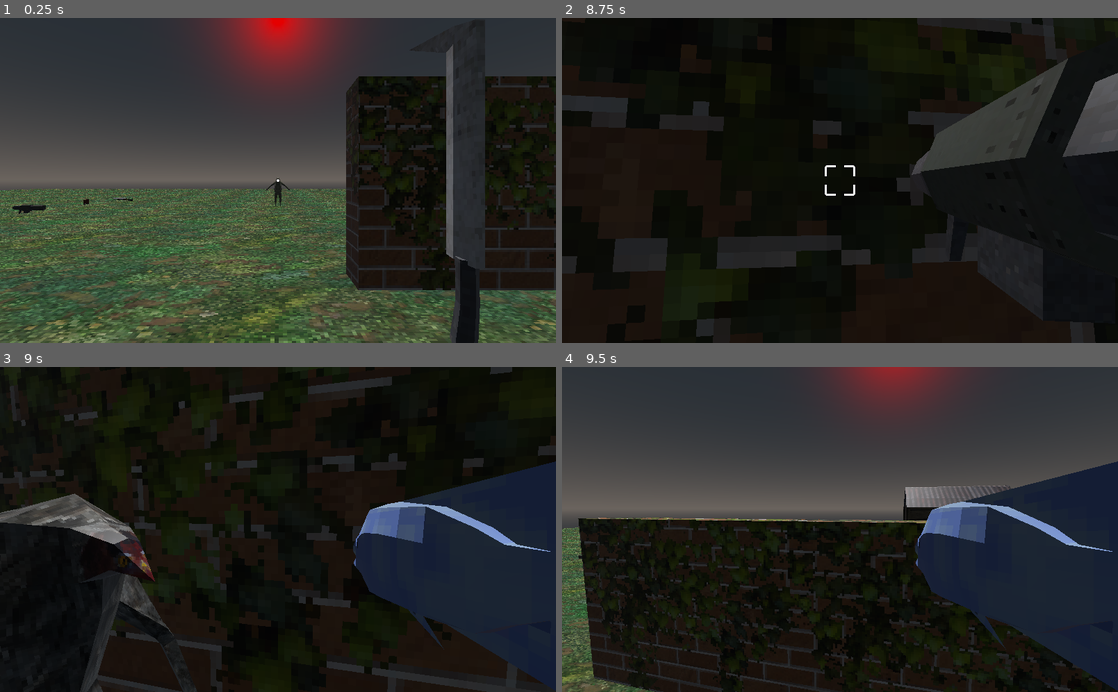
Above: before the commit, frames 1-4 (two rows, left to right).
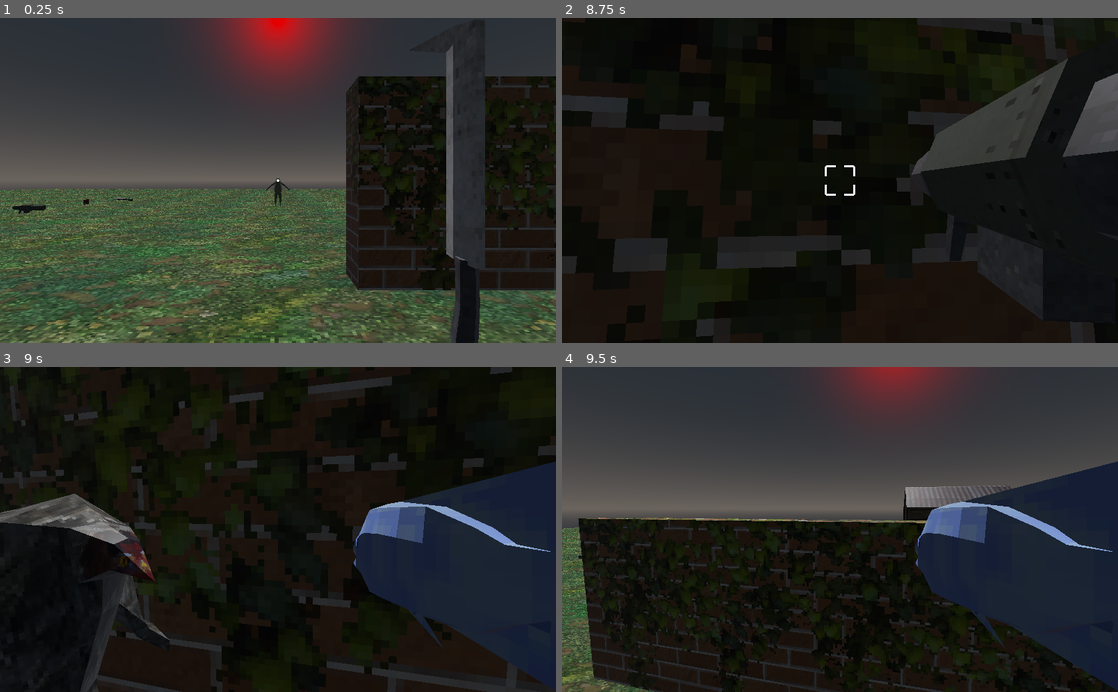
Above: after the commit, the same moments.

Repository: KyleSaki714/fps-retro-godotTutorial
Game: Godot game, scene res://World.tscn
Two runs of this game, one before a commit and one after it. Both use one fixed random seed, a clock stepped at 60 frames per second and the inputs below.
Inputs (mouse positions are in pixels of both pictures, inside the frame that each line leads up to):
- Up to frame 1 (0.25 s): no input
- Up to frame 2 (8.75 s): tap Enter at 0.5 s; move the mouse to (867, 180) at 0.52 s; press the mouse at (867, 180) at 0.53 s; hold W (move_forwards) 0.53-5.78 s; tap Space (jump) at 0.77, 1.52, 3.02, 3.77, 4.52, 6.02, 6.77, 7.52 s; move the mouse to (812, 180) at 1.27 s; release the mouse at (812, 180) at 1.28 s; tap 1 at 1.35, 5.85 s; move the mouse to (851, 174) at 2.02 s; tap 2 at 2.1, 6.6 s; move the mouse to (834, 187) at 2.77 s; tap 3 at 2.85, 7.35 s; move the mouse to (878, 183) at 3.52 s; tap 4 at 3.6, 8.1 s; move the mouse to (795, 177) at 4.27 s; tap 5 at 4.35 s; move the mouse to (845, 180) at 5.02 s; press the mouse at (845, 180) at 5.03 s; tap R (restart) at 5.75 s; move the mouse to (817, 174) at 5.77 s; release the mouse at (817, 174) at 5.78 s; hold D (move_right) 5.78-6.53 s; move the mouse to (867, 180) at 6.52 s; hold W (move_forwards) from 6.53 s (still down); move the mouse to (812, 180) at 7.27 s; move the mouse to (851, 174) at 8.02 s
- Up to frame 3 (9 s): move the mouse to (272, 536) at 8.77 s; release W (move_forwards) at 8.78 s; hold A (move_left) from 8.78 s (still down); tap 5 at 8.85 s
- Up to frame 4 (9.5 s): keep holding A (move_left); tap Space (jump) at 9.02 s

Frames 1-2 are identical in both runs. In frame 3, 0.5% of the frame differs, in the area x 17-36%, y 63-100%; in frame 4, nothing differs.
Error in both runs: Invalid get index 'ammo' (on base: 'Spatial'). (res://characters/player/WeaponManager.gd:126)

Commit message:
finish pickup manager, all pickups working

Diff:
--- a/characters/HealthManager.gd
+++ b/characters/HealthManager.gd
@@ -76,3 +76,11 @@
 	get_tree().get_root().add_child(gibs_instance)
 	gibs_instance.global_transform.origin = global_transform.origin
 	gibs_instance.enable_gibs()
+
+# a get_pickup function specifically for the health manager that's
+# for health pickups.
+func get_pickup(pickup_type, ammo):
+	match pickup_type:
+		Pickup.PICKUP_TYPES.HEALTH:
+			print("get_pickup(): pickup_type: HEALTH amount: ", ammo)
+			heal(ammo)
--- a/characters/player/Player.gd
+++ b/characters/player/Player.gd
@@ -25,9 +25,12 @@
 	character_mover.init(self)
 
 	pickup_manager.max_player_health = health_manager.max_health
+
+	# every time the health is changed, let the pickup manager know
 	health_manager.connect("health_changed", pickup_manager, "update_player_health")
-	# pickup_manager.connect("got_pickup")
-	# TODO
+	pickup_manager.connect("got_pickup", weapon_manager, "get_pickup")
+	pickup_manager.connect("got_pickup", health_manager, "get_pickup")
+
 	health_manager.init()
 	health_manager.connect("dead", self, "kill")
 	weapon_manager.init($Camera/FirePoint, [self])
--- a/characters/player/Player.tscn
+++ b/characters/player/Player.tscn
@@ -552,7 +552,6 @@
 texture = ExtResource( 21 )
 
 [node name="MachineGun" type="Spatial" parent="Camera/WeaponManager/Weapons"]
-visible = false
 script = ExtResource( 11 )
 automatic = true
 damage = 100
@@ -686,6 +685,7 @@
 texture = ExtResource( 20 )
 
 [node name="Fish" type="Spatial" parent="Camera/WeaponManager/Weapons"]
+visible = false
 
 [node name="Graphics" type="Spatial" parent="Camera/WeaponManager/Weapons/Fish"]
 transform = Transform( -0.0106244, 1.68109e-08, 0.101459, -8.91835e-09, 0.102014, -1.78367e-08, -0.101459, -1.07275e-08, -0.0106244, 0.202345, -0.0640752, 0.153534 )
--- a/characters/player/WeaponManager.gd
+++ b/characters/player/WeaponManager.gd
@@ -102,21 +102,21 @@
 		Pickup.PICKUP_TYPES.MACHINE_GUN:
 			if !slots_unlocked[WEAPON_SLOTS.MACHINE_GUN]:
 				slots_unlocked[WEAPON_SLOTS.MACHINE_GUN] = true
-				switch_to_weapon_slot(WEAPON_SLOTS.MACHINE_GUN)
+			switch_to_weapon_slot(WEAPON_SLOTS.MACHINE_GUN)
 			weapons[WEAPON_SLOTS.MACHINE_GUN].ammo += ammo
 		Pickup.PICKUP_TYPES.MACHINE_GUN_AMMO:
 			weapons[WEAPON_SLOTS.MACHINE_GUN].ammo += ammo
 		Pickup.PICKUP_TYPES.SHOTGUN:
 			if !slots_unlocked[WEAPON_SLOTS.SHOTGUN]:
 				slots_unlocked[WEAPON_SLOTS.SHOTGUN] = true
-				switch_to_weapon_slot(WEAPON_SLOTS.SHOTGUN)
+			switch_to_weapon_slot(WEAPON_SLOTS.SHOTGUN)
 			weapons[WEAPON_SLOTS.SHOTGUN].ammo += ammo
 		Pickup.PICKUP_TYPES.SHOTGUN_AMMO:
 			weapons[WEAPON_SLOTS.SHOTGUN].ammo += ammo
 		Pickup.PICKUP_TYPES.ROCKET_LAUNCHER:
 			if !slots_unlocked[WEAPON_SLOTS.ROCKET_LAUNCHER]:
 				slots_unlocked[WEAPON_SLOTS.ROCKET_LAUNCHER] = true
-				switch_to_weapon_slot(WEAPON_SLOTS.ROCKET_LAUNCHER)
+			switch_to_weapon_slot(WEAPON_SLOTS.ROCKET_LAUNCHER)
 			weapons[WEAPON_SLOTS.ROCKET_LAUNCHER].ammo += ammo
 		Pickup.PICKUP_TYPES.ROCKET_LAUNCHER_AMMO:
 			weapons[WEAPON_SLOTS.ROCKET_LAUNCHER].ammo += ammo
@@ -124,3 +124,4 @@
 
 func emit_ammo_changed_signal():
 	emit_signal("ammo_changed", cur_weapon.ammo)
+	print("current weapon ammo: ", cur_weapon.ammo)
